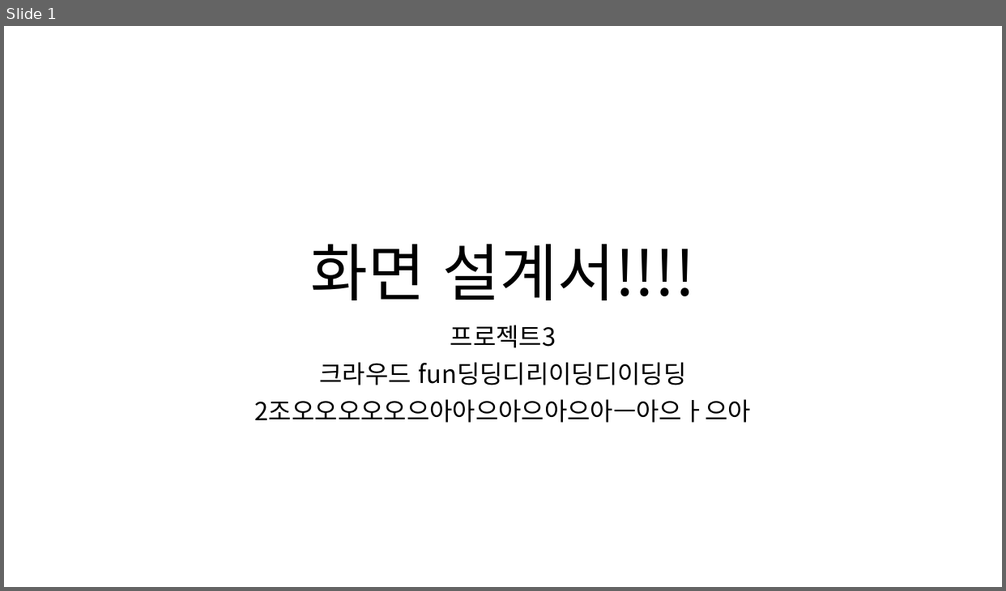
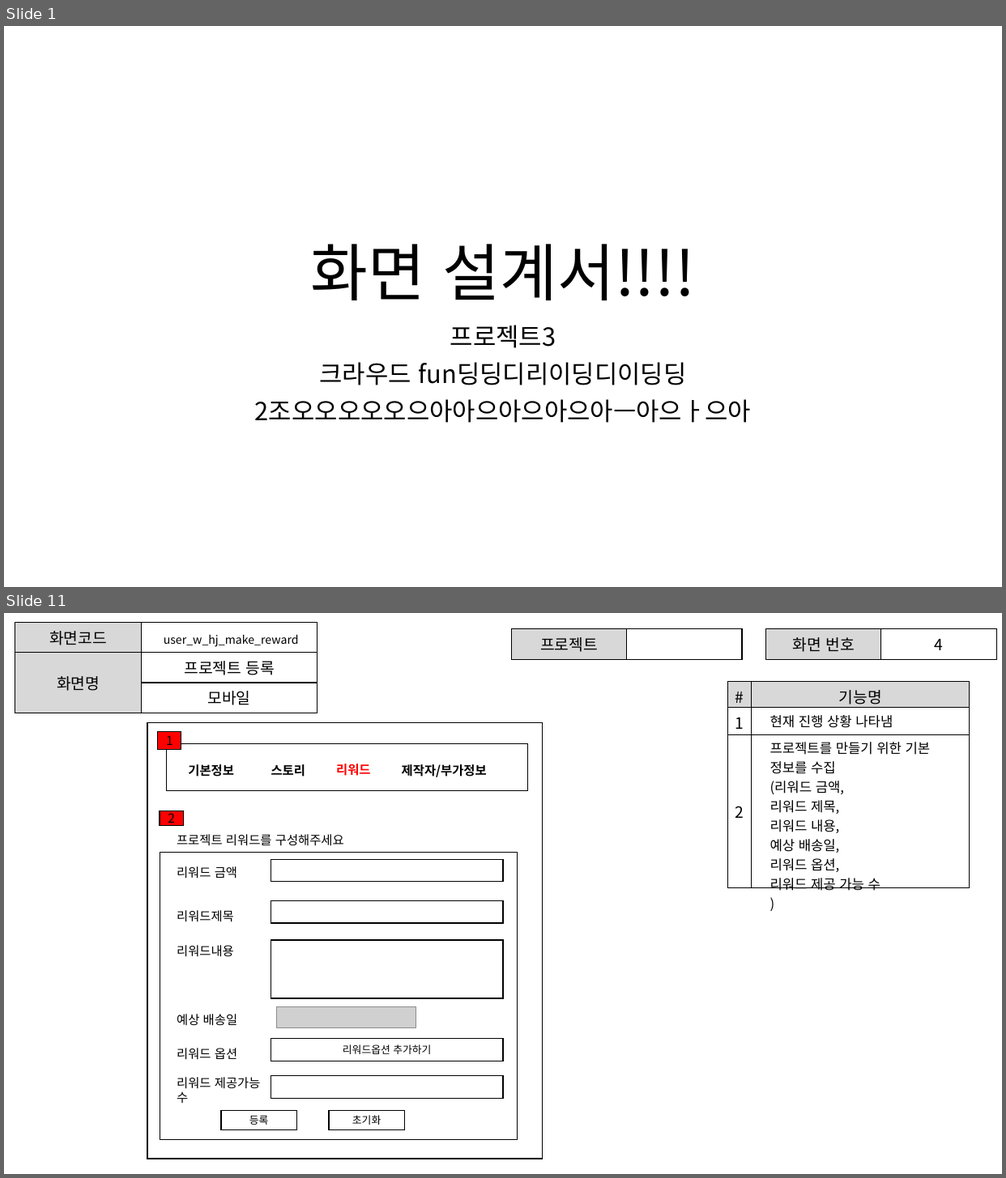
Before and after one commit to ezenteam2/EzenCrowdFunding, a slide deck: project03 화면설계서/project03 - 화면 설계서 - 형준.pptx. Shown one above the other, each under a label of ours: slide 1 before the commit, slides 1 and 11 after it; the slides between them are not shown. The pictures are 1006x591 and 1006x1178 pixels, drawn with LibreOffice and Linux fonts; fonts in the diff are those of the drawing; grey boxes stand for pictures. Boxes give left, top, right and bottom in pixels: in the first picture for what was removed or moved away, otherwise in the second. Text is boxed around its words. In the diff, an @@ line names an element or a change of style, - is before the commit and + after.

```diff
--- a/project03 화면설계서/project03 - 화면 설계서 - 형준.pptx
+++ b/project03 화면설계서/project03 - 화면 설계서 - 형준.pptx
@@ slide 11 added at (4, 613, 1002, 1174), background #FFFFFF @@
@@ table added at (15, 623, 317, 709), 3 rows, 2 columns @@
+화면코드 | user_w_hj_make_reward
+화면명 | 프로젝트 등록
+ | 모바일
@@ table added at (512, 629, 742, 656), 1 rows, 2 columns @@
+프로젝트 | 
@@ table added at (766, 629, 997, 656), 1 rows, 2 columns @@
+화면 번호 | 4
@@ table added at (728, 682, 970, 894), 3 rows, 2 columns @@
+# | 기능명
+1 | 현재 진행 상황 나타냄
+2 | 프로젝트를 만들기 위한 기본 정보를 수집 / (리워드 금액, / 리워드 제목, / 리워드 내용, / 예상 배송일, / 리워드 옵션, / 리워드 제공 가능 수 / )
@@ rectangle added at (147, 723, 543, 1160), outline #000000 1 pt @@
@@ rectangle added at (157, 731, 181, 749), fill #FF0000, outline #000000 1 pt, 12 pt, text #000000 @@
+1
@@ rectangle added at (167, 743, 528, 790), outline #000000 1 pt @@
@@ text added at (188, 764, 234, 777), 12 pt, text #000000, bold @@
+기본정보
@@ text added at (271, 764, 305, 777), 12 pt, text #000000, bold @@
+스토리
@@ text added at (336, 764, 370, 776), 12 pt, text #FF0000, bold @@
+리워드
@@ text added at (402, 764, 487, 777), 12 pt, text #000000, bold @@
+제작자/부가정보
@@ group added at (160, 811, 518, 1140): 9 rectangles, 7 texts, 1 picture @@
+프로젝트 리워드를 구성해주세요
+2
+리워드 금액
+리워드제목
+리워드내용
+예상 배송일
+리워드 옵션
+리워드옵션 추가하기
+등록
+초기화
+리워드 제공가능 수
```
Also in this commit, not shown: 1 slide changed, 49 other slides added.
